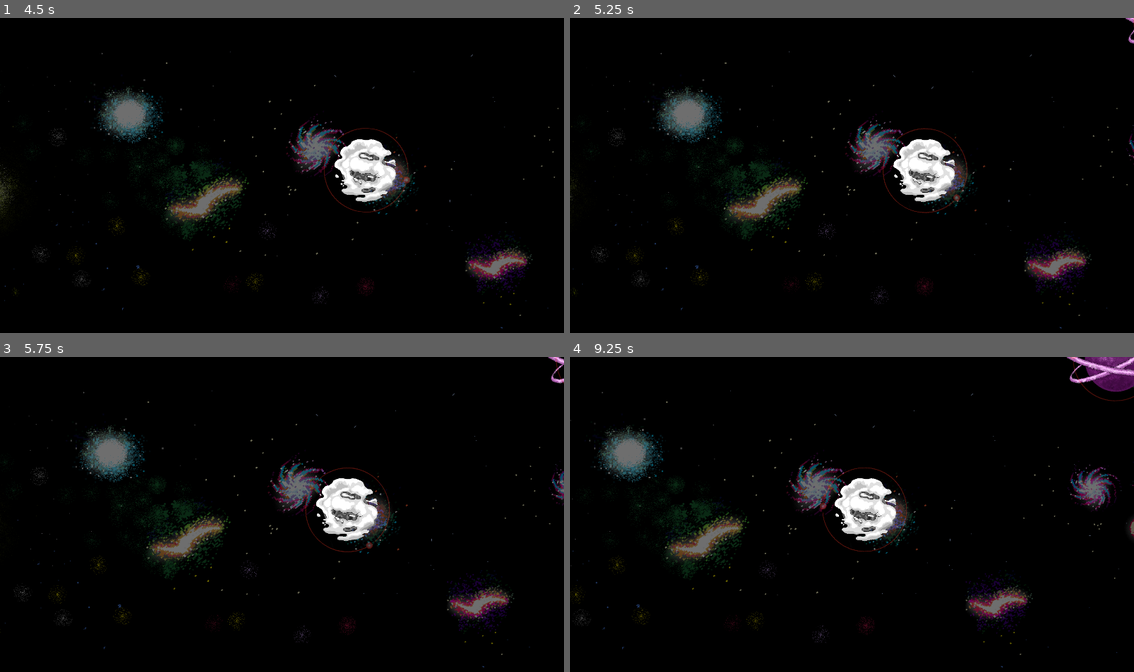
Above: before the commit, frames 1-4 (two rows, left to right).
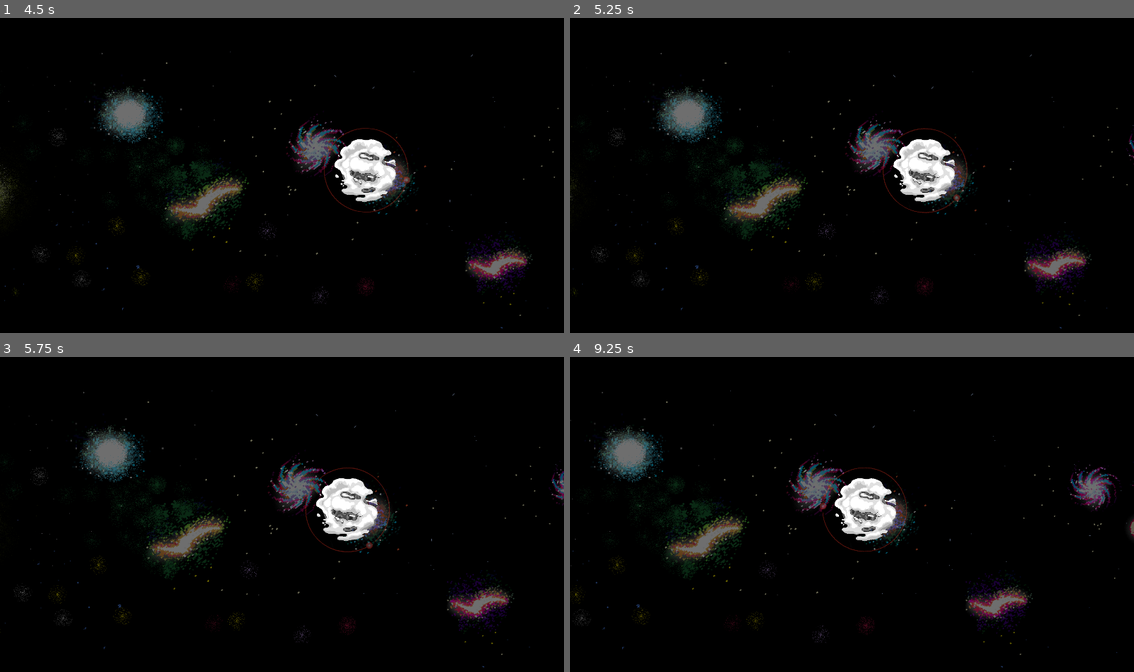
Above: after the commit, the same moments.

Repository: ricargoes/super-platypus-drifter
Game: Godot game, scene res://Main.tscn
Two runs of this game, one before a commit and one after it. Both use one fixed random seed, a clock stepped at 60 frames per second and the inputs below.
Inputs (mouse positions are in pixels of both pictures, inside the frame that each line leads up to):
- Up to frame 1 (4.5 s): click "Endless mode" at 0.5 s; tap Enter (ui_accept) at 1.25, 1.52, 2.27, 3.77 s; move the mouse to (406, 159) at 1.27 s; hold Right (ship_turn_right) 1.28-2.03 s; hold Space (ship_boost) 1.28-2.03 s; move the mouse to (169, 191) at 2.02 s; hold Left (ship_turn_left) 2.03-2.78 s; tap Space (ship_boost) at 2.1, 3.6 s; move the mouse to (338, 106) at 2.77 s; hold Space (ship_boost) 2.78-3.53 s; hold Right (ship_turn_right) 2.78-4.28 s; move the mouse to (253, 238) at 3.52 s; move the mouse to (451, 222) at 4.27 s; hold Left (ship_turn_left) from 4.28 s (still down); hold Space (ship_boost) from 4.28 s (still down)
- Up to frame 2 (5.25 s): keep holding Left (ship_turn_left); tap Enter (ui_accept) at 4.52 s; move the mouse to (682, 128) at 5.02 s; release Space (ship_boost) at 5.03 s; tap Space (ship_boost) at 5.1 s
- Up to frame 3 (5.75 s): keep holding Left (ship_turn_left); tap Enter (ui_accept) at 5.27 s
- Up to frame 4 (9.25 s): move the mouse to (880, 514) at 5.77 s; hold Space (ship_boost) 5.78-6.53 s; move the mouse to (767, 435) at 6.52 s; release Left (ship_turn_left) at 6.53 s; hold Right (ship_turn_right) 6.53-8.78 s; tap Space (ship_boost) at 6.6, 8.1 s; tap Enter (ui_accept) at 6.77, 7.52, 8.27 s; move the mouse to (976, 498) at 7.27 s; hold Space (ship_boost) 7.28-8.03 s; move the mouse to (739, 530) at 8.02 s; move the mouse to (908, 445) at 8.77 s; hold Left (ship_turn_left) from 8.78 s (still down); hold Space (ship_boost) from 8.78 s (still down)

Frame 1 is identical in both runs. In frame 2, less than 0.1% of the frame differs, in the area x 98-100%, y 0-9%; in frame 3, 0.1%; in frame 4, 1.0%, in the area x 87-100%, y 0-15%.
Error in both runs: Invalid get index 'position' (on base: 'previously freed instance'). (res://levels/Level.gd:29)

Commit message:
Fuel generation and fix bugs

Diff:
--- a/SPD.gd
+++ b/SPD.gd
@@ -44,7 +44,7 @@
 # Space entities info data for planets
 var PLANET_ENTITIES_INFO = {
 	SPACE_ENTITIES.FUELCAN: SpaceEntityInfo.new(
-		preload("res://powerups/FuelCan.tscn"), 0.8),
+		preload("res://powerups/FuelCan.tscn"), 0.9),
 	SPACE_ENTITIES.DARKENERGY: SpaceEntityInfo.new(
-		preload("res://powerups/DarkEnergy.tscn"), 0.95),
+		preload("res://powerups/DarkEnergy.tscn"), 0.99),
 }
--- a/levels/ProceduralManager.gd
+++ b/levels/ProceduralManager.gd
@@ -63,7 +63,7 @@
 
 # Update script locals
 func _update_locals():
-	camera_cell = floor(camera.position.x / SPD.LEVEL_WIDTH * 2)
+	camera_cell = floor(camera.position.x / SPD.LEVEL_WIDTH)
 	camera_density = initial_density + abs(
 		int(camera.position.x / density_change_distance)
 		* density_change_ammount
@@ -136,6 +136,7 @@
 
 
 func _init_random_entity(cell_info, cell_number):
+	var created_entities = []
 
 	var selected_entity = _select_random_entity()
 	var new_entity = \
@@ -148,14 +149,35 @@
 	))
 
 	if selected_entity == SPD.SPACE_ENTITIES.PLANET:
-		# TODO: Spawn fuel or dark energy
-		pass
+		var fuel_key = SPD.SPACE_ENTITIES.FUELCAN
+		var dark_energy_key = SPD.SPACE_ENTITIES.DARKENERGY
+		var pool = []
+		var roll = rnd.randf()
+		if roll > SPD.PLANET_ENTITIES_INFO[fuel_key].rarity:
+			pool.push_back(fuel_key)
+		if roll > SPD.PLANET_ENTITIES_INFO[dark_energy_key].rarity:
+			pool.push_back(dark_energy_key)
+		if len(pool) > 0:
+			var selection = pool[rnd.randi_range(0, len(pool)-1)]
+			var new_fuel = \
+				SPD.PLANET_ENTITIES_INFO[selection].scene.instance()
+			var rand_angle = rnd.randf() * 2
+			var distance_to_planet = new_entity.planet_scale * 220
+			new_fuel.set_global_position(Vector2(
+				new_entity.position.x + sin(rand_angle*PI) * distance_to_planet,
+				new_entity.position.y + cos(rand_angle*PI) * distance_to_planet
+			))
+			created_entities.push_back(new_fuel)
+			call_deferred("add_child", new_fuel)
 
 	if selected_entity == SPD.SPACE_ENTITIES.ASTEROID:
 		if rnd.randi_range(0, 1) == 1:
 			new_entity.velocity = Vector2(0, rnd.randf_range(-200, 200))
 
+	created_entities.push_back(new_entity)
 	call_deferred("add_child", new_entity)
+
+	return created_entities
 
 
 func _spawn_random_entity(cell_info, cell_number):
@@ -170,7 +192,7 @@
 	for entity in adjusted_variety.keys():
 		if adjusted_variety[entity] < roll:
 			pool.push_back(entity)
-	_init_random_entity(cell_info, cell_number)
+	return _init_random_entity(cell_info, cell_number)
 
 
 func _new_cell(cell_number):
@@ -191,18 +213,22 @@
 		var new_entity = SPD.SPACE_ENTITIES_INFO[0].scene.instance()
 		new_entity.set_global_position(Vector2(SPD.LEVEL_WIDTH * 0.75, 520))
 		call_deferred("add_child", new_entity)
+		new_cell.entities.push_back(new_entity)
 
 	# For other cells use rnd
 	else:
 		for _number in range(floor(camera_density)):
-			_spawn_random_entity(new_cell, cell_number)
+			var created_entities = _spawn_random_entity(new_cell, cell_number)
+			for created in created_entities:
+				new_cell.entities.push_back(created)
 
 	return new_cell
 
 
 func _clear_cell(cell):
 	for entity in cell.entities:
-		entity.free()
+		if entity:
+			entity.free()
 
 
 func _ready():
